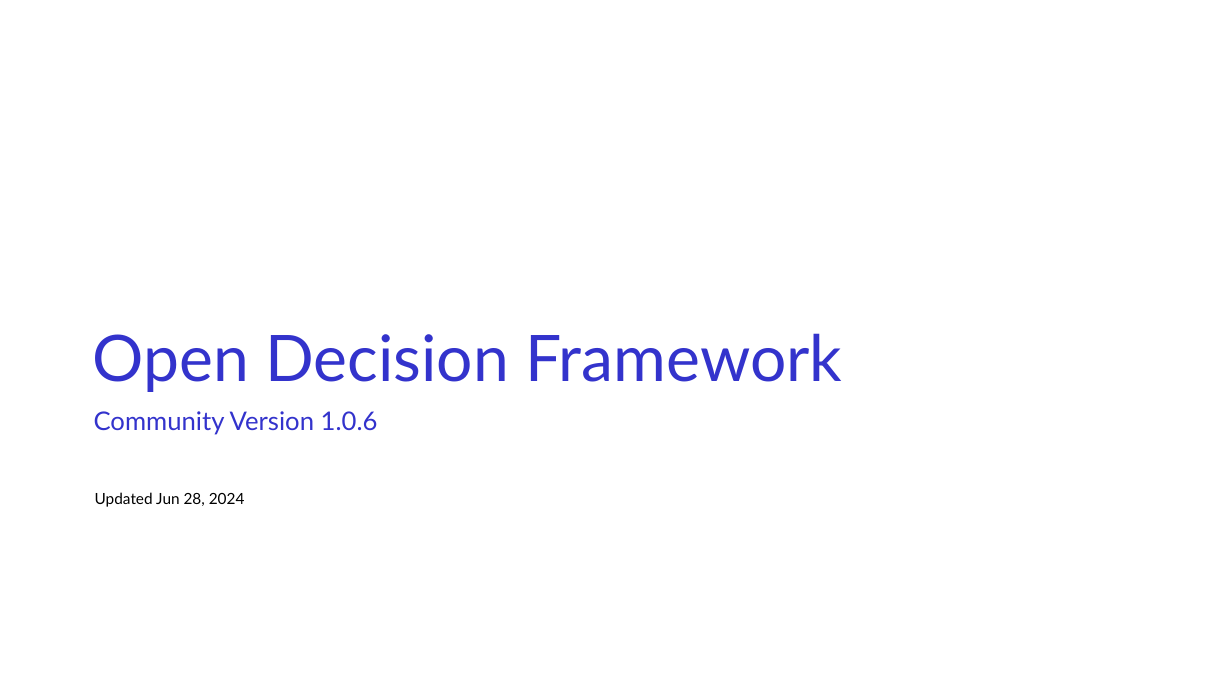
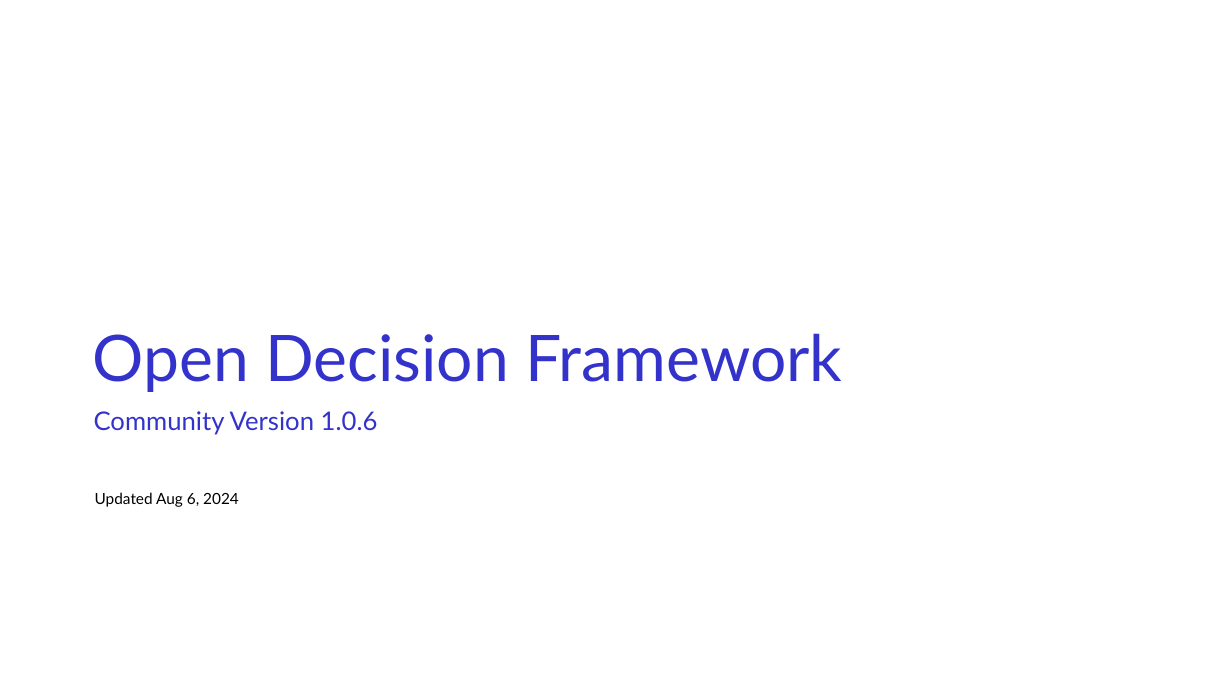
Before and after one commit to open-organization/open-decision-framework, a slide deck: slide 1 of ODF-community.odp. Drawn at 1232x693 pixels with LibreOffice and Linux fonts; fonts in the diff are those of the drawing; background and template pictures are left out. Boxes give left, top, right and bottom in pixels: in the first picture for what was removed or moved away, otherwise in the second. Text is boxed around its words. In the diff, an @@ line names an element or a change of style, - is before the commit and + after.

```diff
--- a/ODF-community.odp
+++ b/ODF-community.odp
@@ text at box(95, 492, 239, 507): text changed @@
-Updated Jun 28, 2024
+Updated Aug 6, 2024
```
Also in this commit, not shown: 2 other slides changed, 1 other file.
